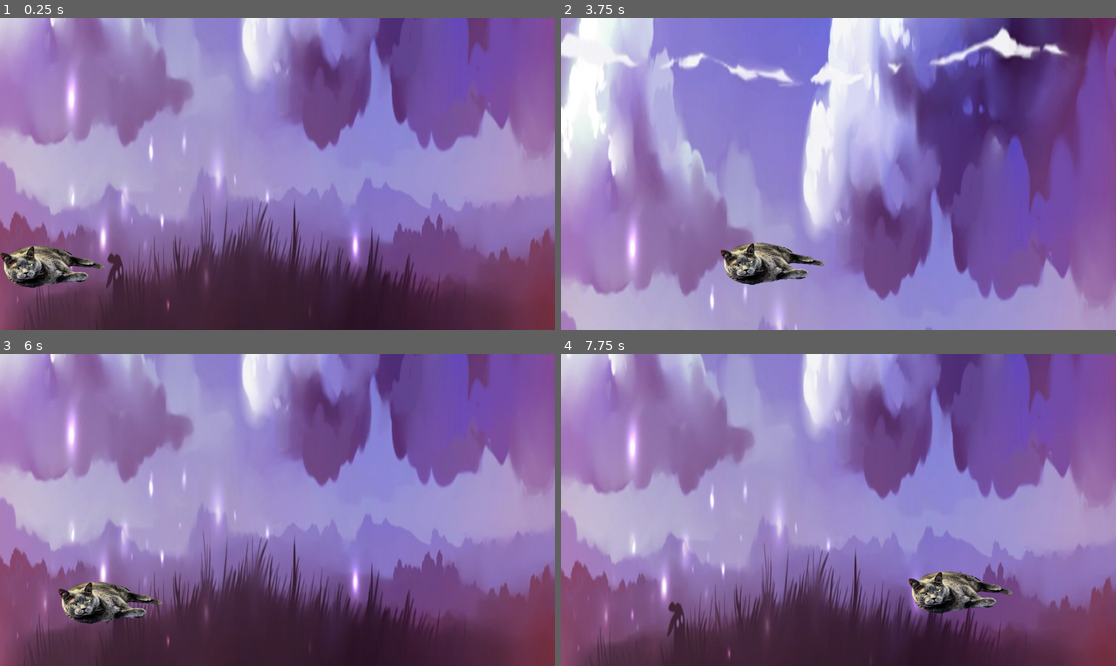
Above: before the commit, frames 1-4 (two rows, left to right).
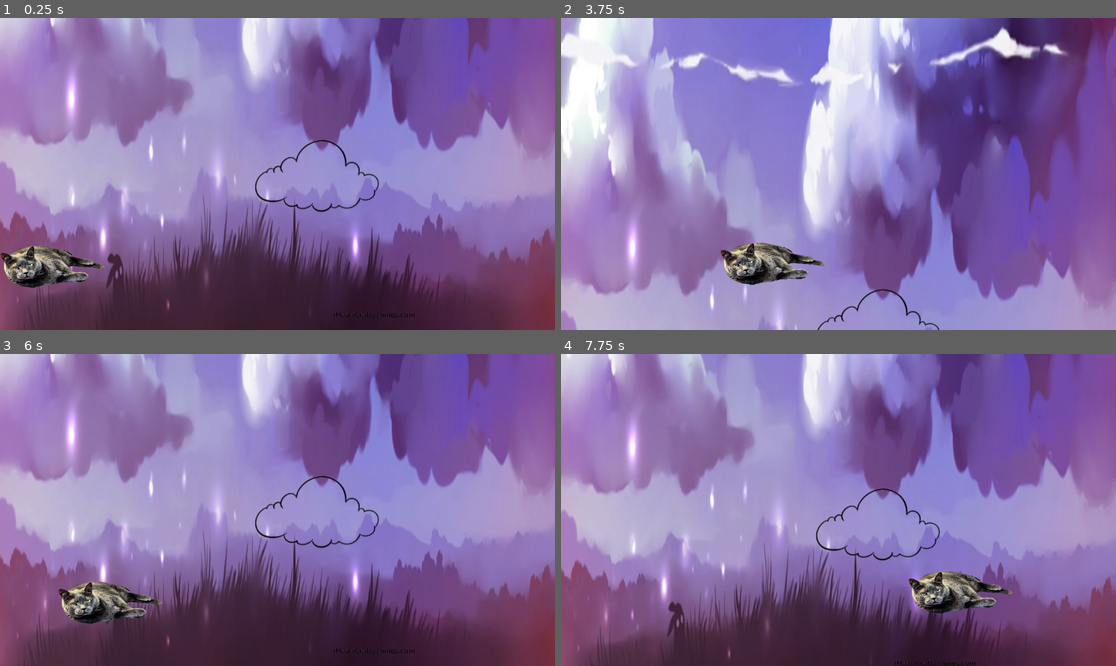
Above: after the commit, the same moments.

Repository: 5hr3kY/Kit-Fight
Game: Godot game, scene res://main.tscn
The game is run twice, just before and just after one commit, with the same random seed, the same clock (stepped at 60 frames per second) and the same inputs.
Inputs:
- Up to frame 1 (0.25 s): no input
- Up to frame 2 (3.75 s): tap Enter at 0.5 s; hold Right (ui_right) 0.53-1.28 s; hold Left (ui_left) 1.28-2.03 s; hold Right (ui_right) 2.03-2.78 s; hold Up (ui_up) 2.78-3.53 s; hold Left (ui_left) from 3.53 s (still down)
- Up to frame 3 (6 s): tap Space at 5 s; tap Enter at 5.75 s; release Left (ui_left) at 5.78 s; hold Right (ui_right) from 5.78 s (still down)
- Up to frame 4 (7.75 s): release Right (ui_right) at 6.53 s; hold Up (ui_up) 6.53-7.28 s; hold Right (ui_right) from 7.28 s (still down)

The runs differ from the first frame. In frame 1, 0.4% of the frame differs, in the area x 45-75%, y 38-96%; in frame 2, 0.2%; in frame 3, 0.4%; in frame 4, 0.4%.

Commit message:
erg

Diff:
--- a/kit-fight/main.tscn
+++ b/kit-fight/main.tscn
@@ -6,6 +6,7 @@
 [ext_resource type="Texture2D" uid="uid://ccqtcxtgyhpw6" path="res://Cat-removebg-preview.png" id="3_1bvp3"]
 [ext_resource type="Script" uid="uid://oouqsc1m8eu3" path="res://fireball.gd" id="4_lquwl"]
 [ext_resource type="Texture2D" uid="uid://dvtgocn38jlx1" path="res://OIP-1267249214-removebg-preview.png" id="5_7mycd"]
+[ext_resource type="Texture2D" uid="uid://dt77b1wdnt4jg" path="res://cloud-removebg-preview.png" id="7_272bh"]
 
 [sub_resource type="RectangleShape2D" id="RectangleShape2D_1bvp3"]
 size = Vector2(210, 63)
@@ -63,5 +64,6 @@
 position = Vector2(699, 343)
 
 [node name="Sprite2D" type="Sprite2D" parent="cloud" unique_id=33452518]
+texture = ExtResource("7_272bh")
 
 [node name="CollisionShape2D" type="CollisionShape2D" parent="cloud" unique_id=1802400274]
